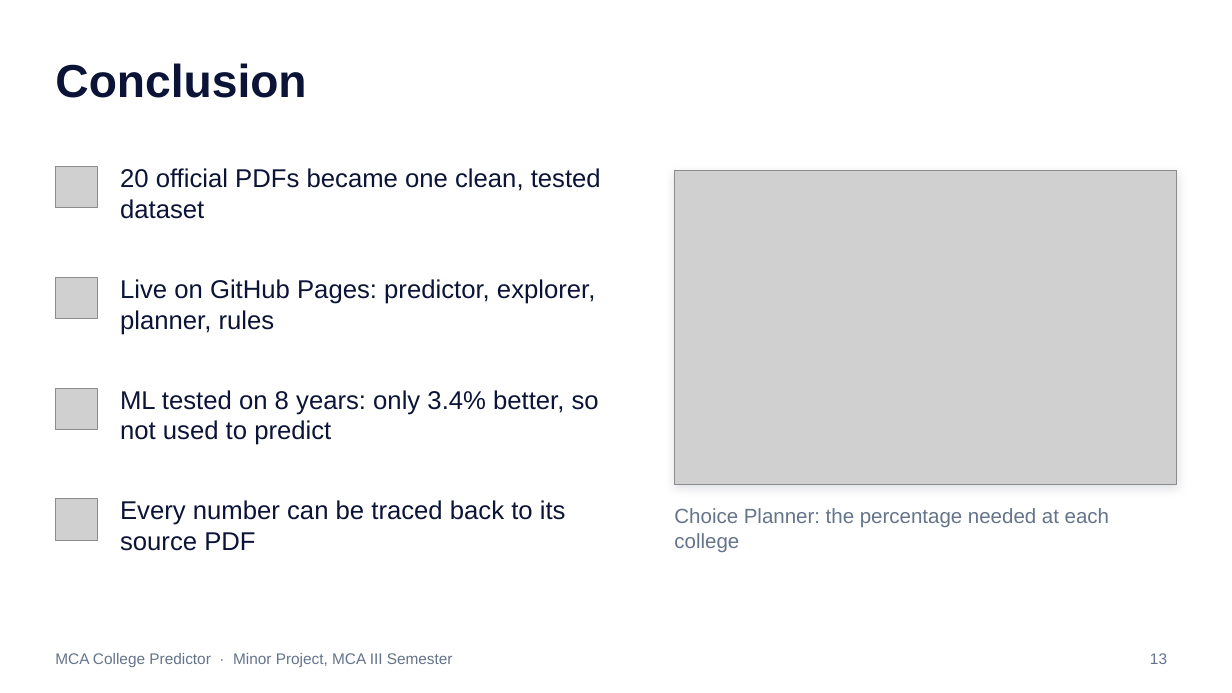
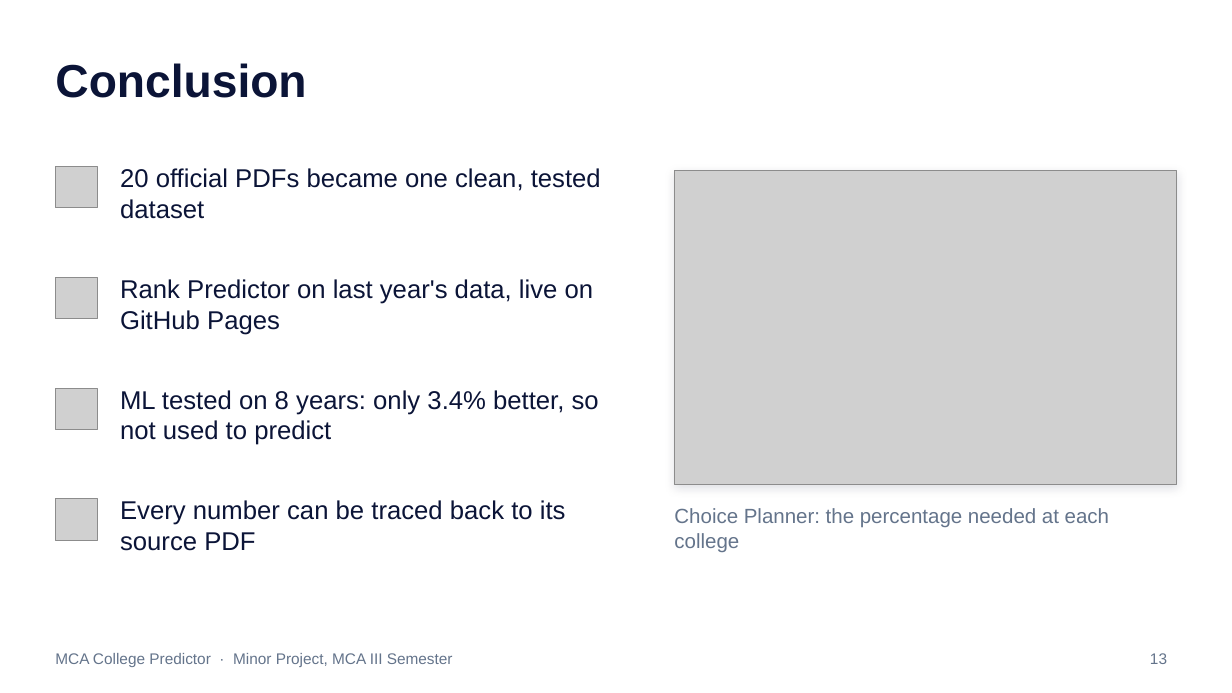
Before and after one commit to i-bhagyashree/mca-college-predictor, a slide deck: slide 13 of presentation/MCA_College_Predictor_Presentation.pptx. Drawn at 1232x693 pixels with LibreOffice and Linux fonts; fonts in the diff are those of the drawing; grey boxes stand for pictures. Boxes give left, top, right and bottom in pixels: in the first picture for what was removed or moved away, otherwise in the second. Text is boxed around its words. In the diff, an @@ line names an element or a change of style, - is before the commit and + after.

Commit message:
Presentation: Rank Predictor result first, ML shown as a demo on every slide

```diff
--- a/presentation/MCA_College_Predictor_Presentation.pptx
+++ b/presentation/MCA_College_Predictor_Presentation.pptx
@@ text at box(120, 279, 594, 335): text changed @@
-Live on GitHub Pages: predictor, explorer, planner, rules
+Rank Predictor on last year's data, live on GitHub Pages
```
Also in this commit, not shown: 3 other slides changed, 1 other file.
